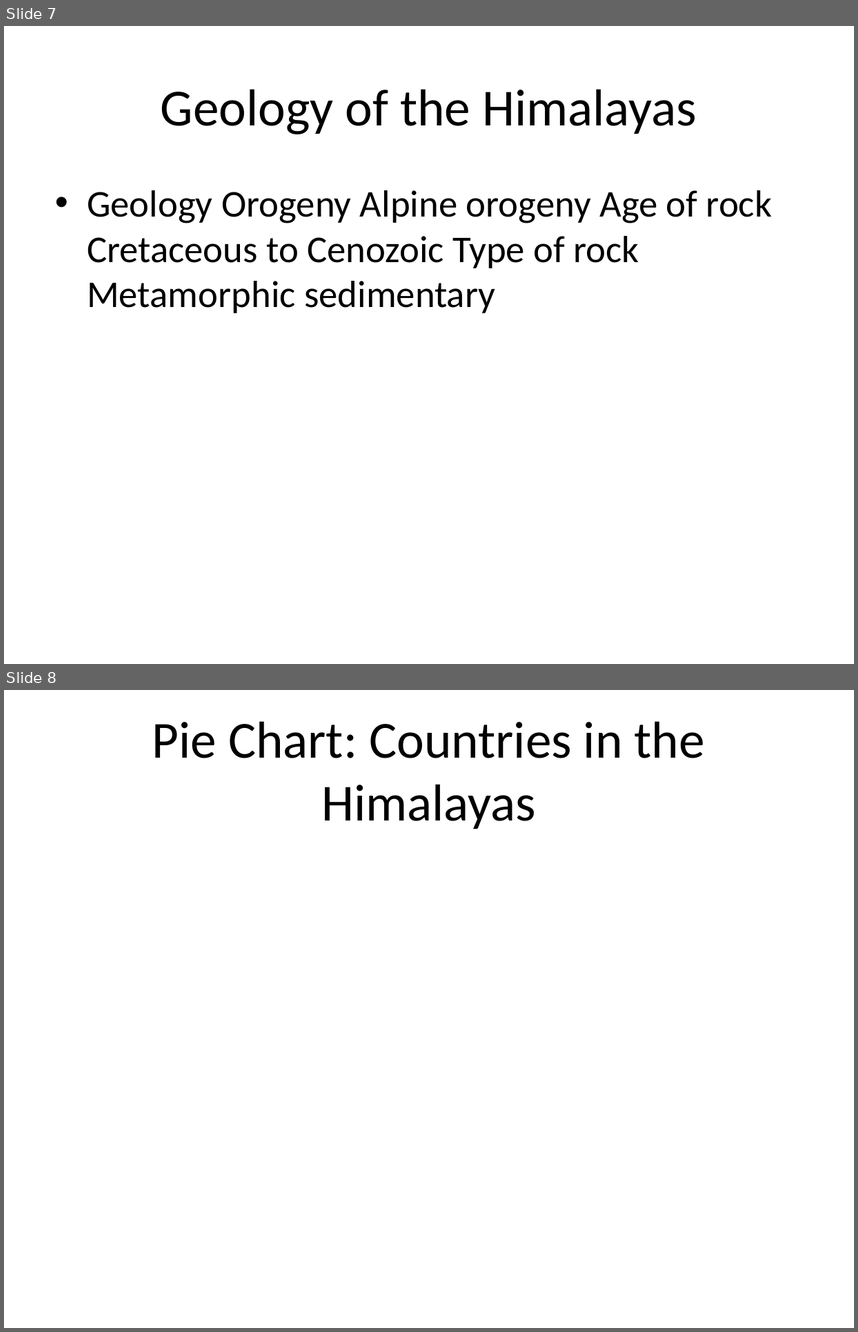
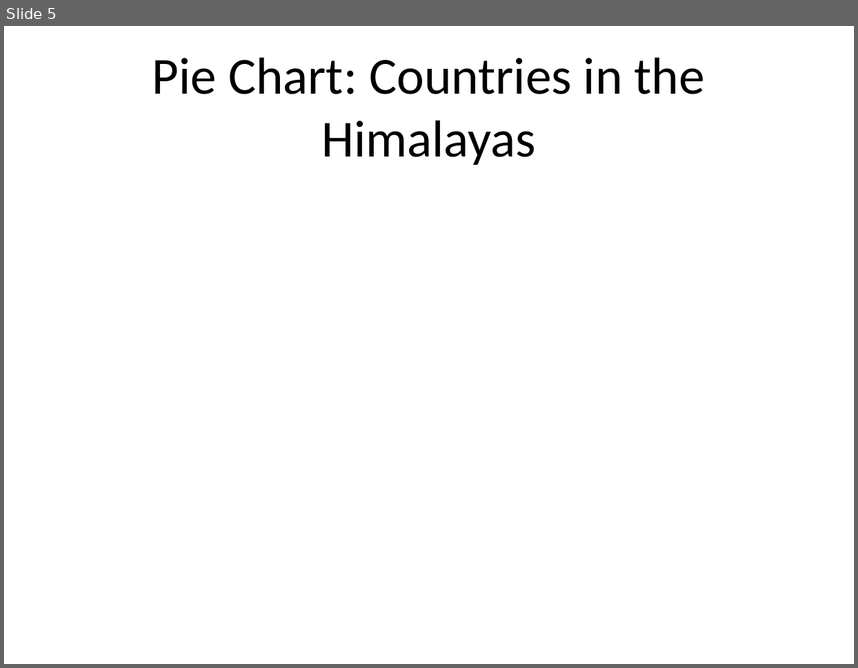
Before and after one commit to Abinayasankar-co/alsanotes, a slide deck: backend/business_performance_presentation.pptx. Shown one above the other, each under a label of ours: slides 7 and 8 before the commit, slide 5 after it. The pictures are 858x1332 and 858x668 pixels, drawn with LibreOffice and Linux fonts; fonts in the diff are those of the drawing. Boxes give left, top, right and bottom in pixels: in the first picture for what was removed or moved away, otherwise in the second. Text is boxed around its words. In the diff, an @@ line names an element or a change of style, - is before the commit and + after.

```diff
--- a/backend/business_performance_presentation.pptx
+++ b/backend/business_performance_presentation.pptx
@@ slide 7 removed at <box>4,26,854,664</box>, background #FFFFFF @@
@@ title removed at <box>161,89,697,134</box> @@
-Geology of the Himalayas
@@ text removed at <box>87,190,772,313</box> @@
-• Geology Orogeny Alpine orogeny Age of rock Cretaceous to Cenozoic Type of rock Metamorphic sedimentary
@@ what was slide 8 is now slide 5 @@
```
Also in this commit, not shown: 4 slides changed, 1 slide added, 3 other slides removed, 9 other files.
